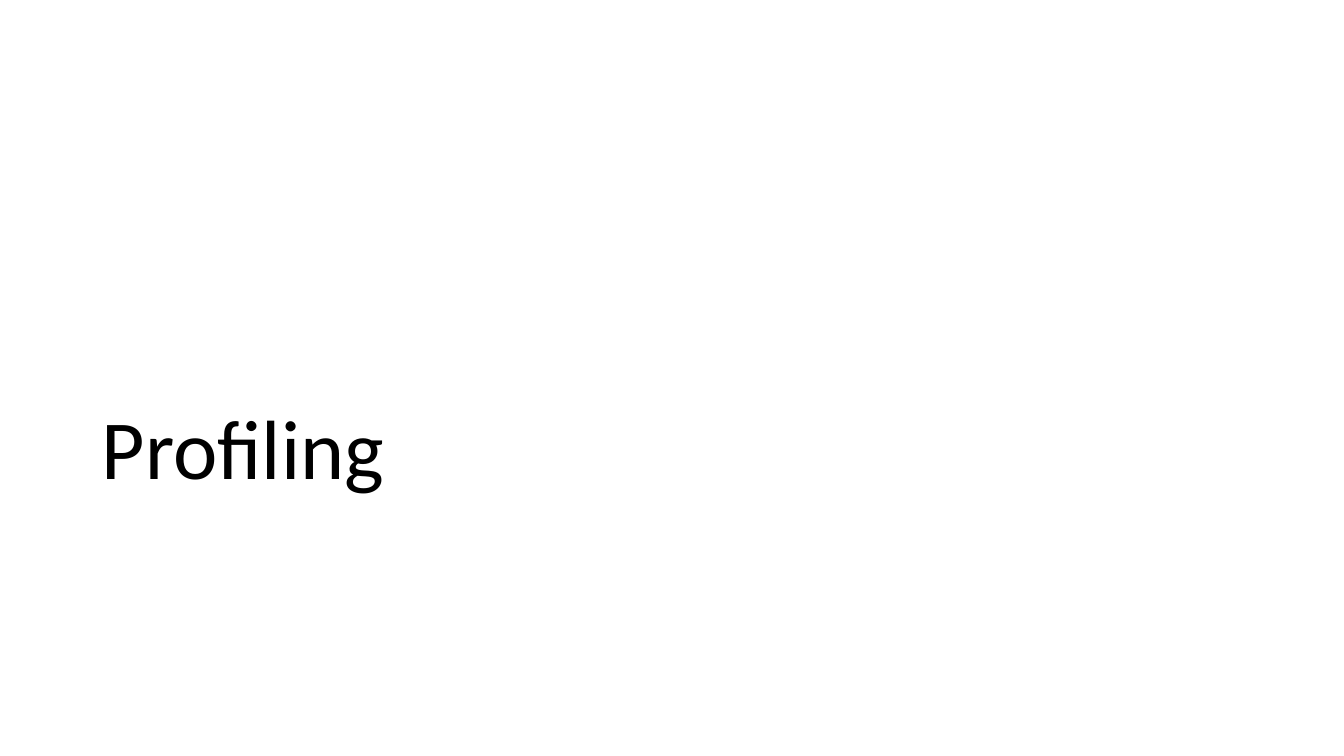
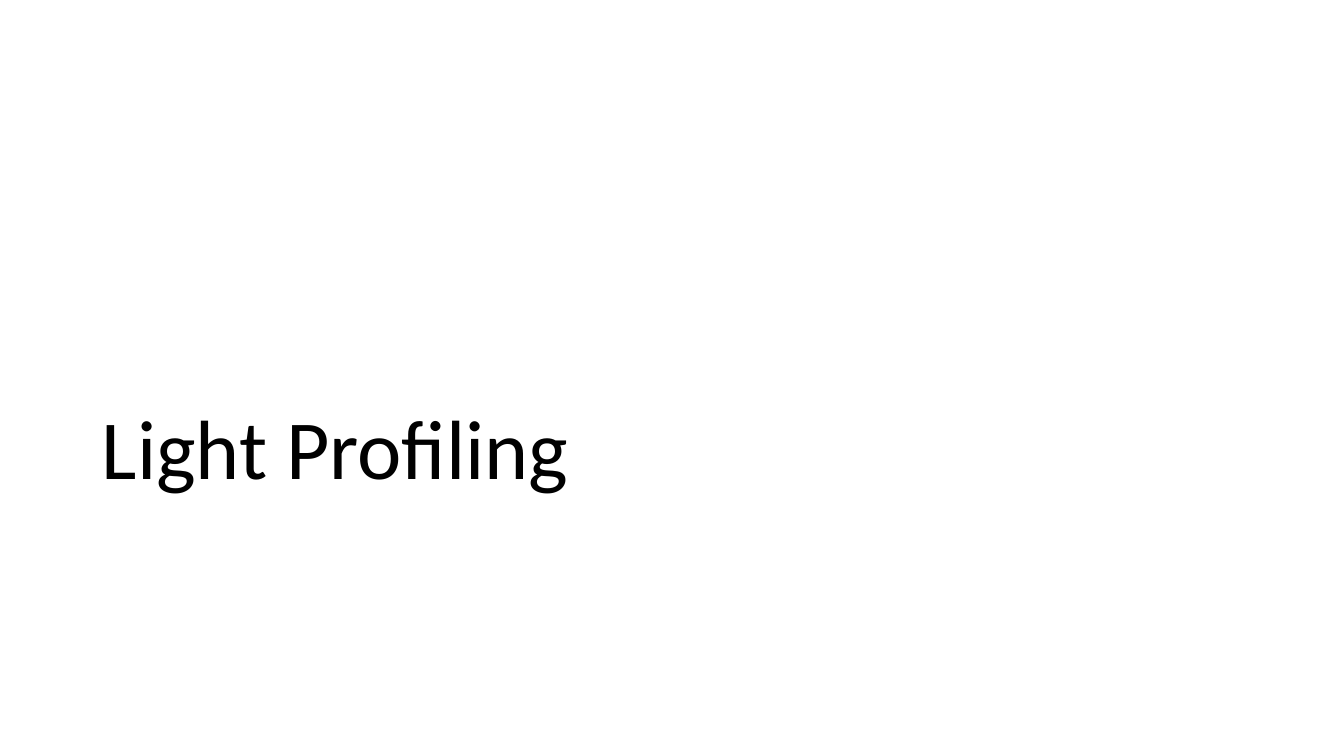
Before and after one commit to KathleenDollard/talks-debugging, a slide deck: slide 26 of Debugging.pptx (slide 28 before the commit). Drawn at 1344x756 pixels with LibreOffice and Linux fonts; fonts in the diff are those of the drawing. Boxes give left, top, right and bottom in pixels: in the first picture for what was removed or moved away, otherwise in the second. Text is boxed around its words. In the diff, an @@ line names an element or a change of style, - is before the commit and + after.

```diff
--- a/Debugging.pptx
+++ b/Debugging.pptx
@@ title at (102, 420, 568, 494): text changed @@
-Profiling
+Light Profiling
```
Also in this commit, not shown: 3 other slides changed, 2 slides added, 2 slides removed, 1 other file.
